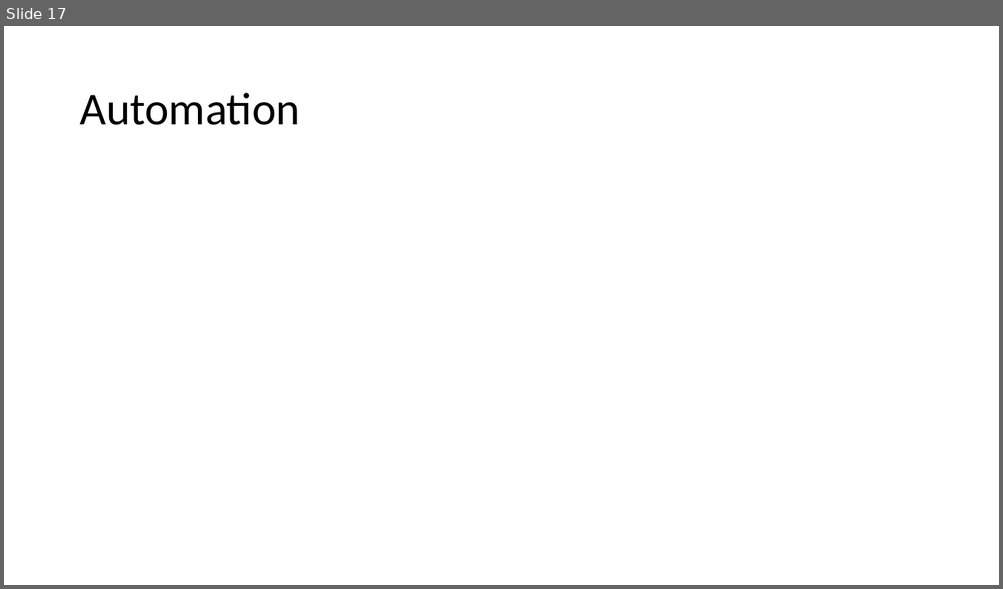
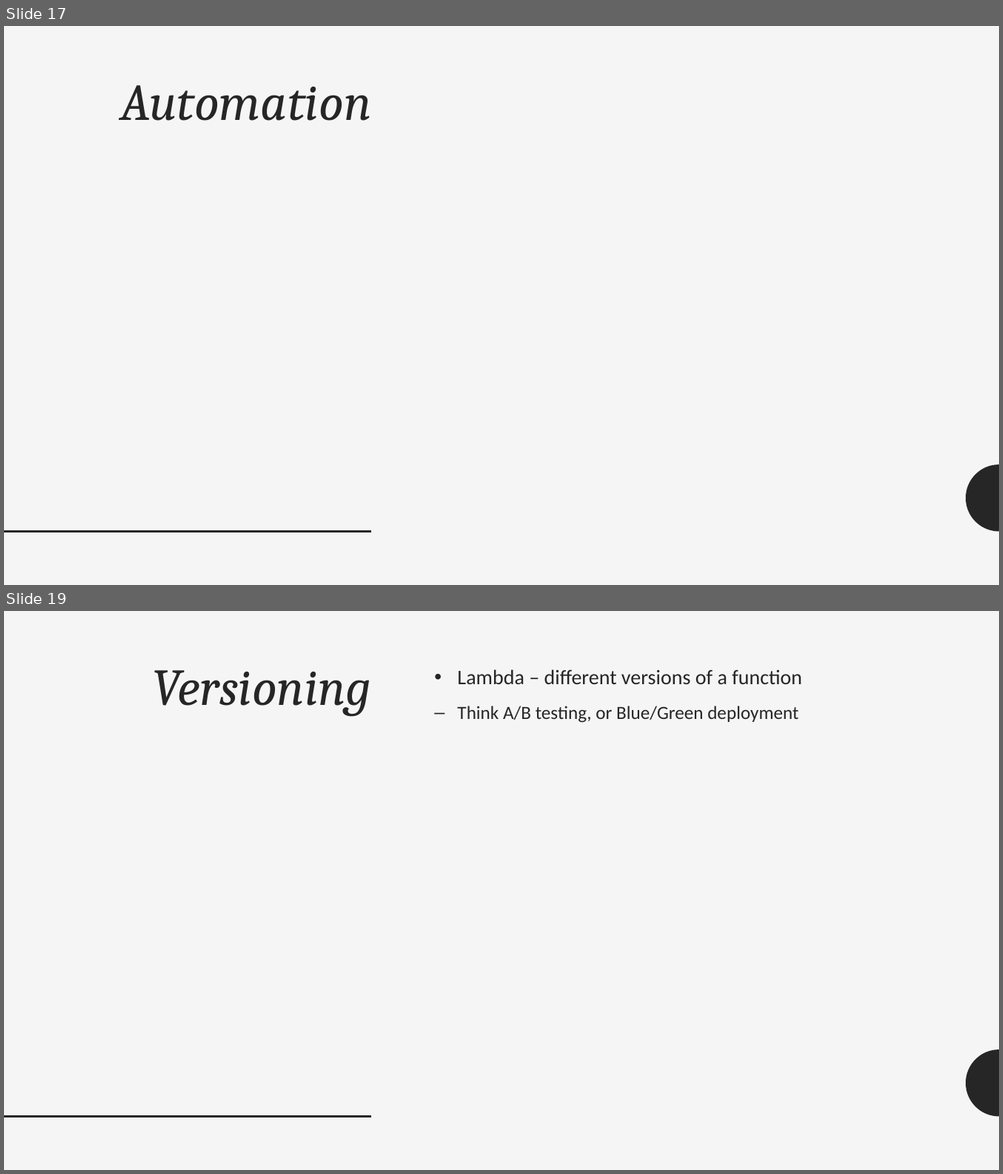
Before and after one commit to adrianpomilio/going-serverless, a slide deck: going-serverless-2017.pptx. Shown one above the other, each under a label of ours: slide 17 before the commit, slides 17 and 19 after it; the slides between them are not shown. The pictures are 1003x589 and 1003x1174 pixels, drawn with LibreOffice and Linux fonts; fonts in the diff are those of the drawing. Boxes give left, top, right and bottom in pixels: in the first picture for what was removed or moved away, otherwise in the second. Text is boxed around its words. In the diff, an @@ line names an element or a change of style, - is before the commit and + after.

```diff
--- a/going-serverless-2017.pptx
+++ b/going-serverless-2017.pptx
@@ slide 19 added at (x1=4, y1=611, x2=999, y2=1170), background #F5F5F5; not listed: 2 template elements that a slide beside it also shows @@
@@ title added at (x1=152, y1=670, x2=371, y2=716), 50 pt, text #262626, italic @@
+Versioning
@@ text added at (x1=457, y1=669, x2=802, y2=723), 18 pt, text #262626 @@
+• Lambda – different versions of a function
+  – Think A/B testing, or Blue/Green deployment
@@ slide 17 changed as well @@
@@ background #FFFFFF to #F5F5F5 @@
@@ title "Automation" moved from (x1=79, y1=93, x2=300, y2=125) to (x1=120, y1=85, x2=371, y2=121) @@
@@ title "Automation" at (x1=120, y1=85, x2=371, y2=121): size 44 to 50 pt, font Calibri to Cambria, text colour #000000 to #262626, italic on; alignment left to right; vertical alignment middle to top @@
@@ freeform shape added at (x1=966, y1=465, x2=999, y2=532), fill #262626 @@
@@ line added from (4, 532) to (371, 532), #262626 2 pt @@
```
Also in this commit, not shown: 17 other slides changed, 8 other slides added, 4 slides removed.
